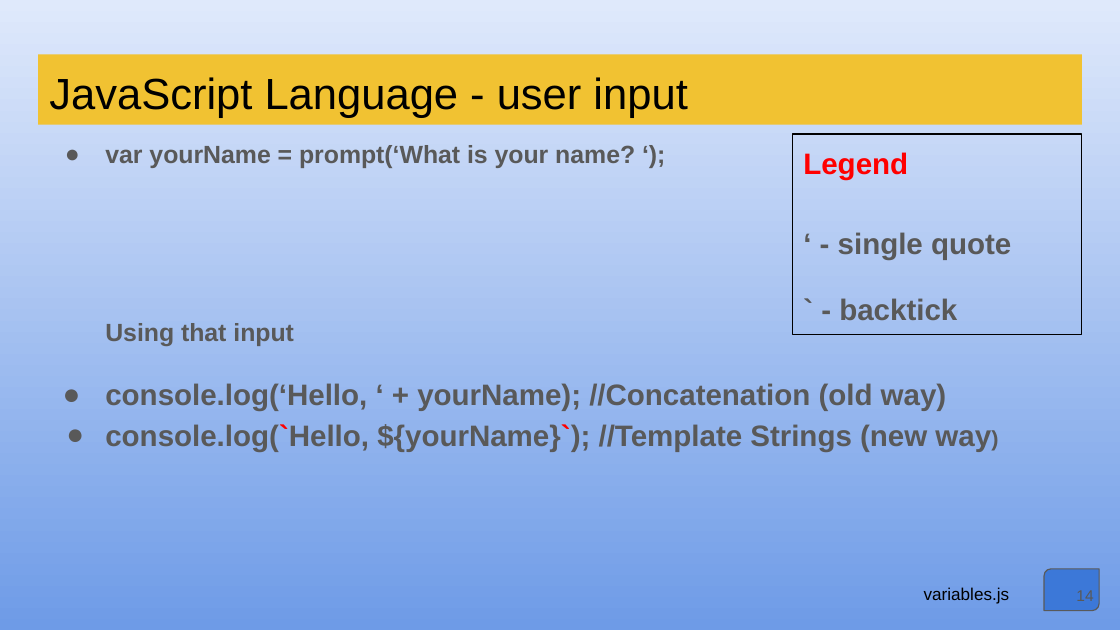
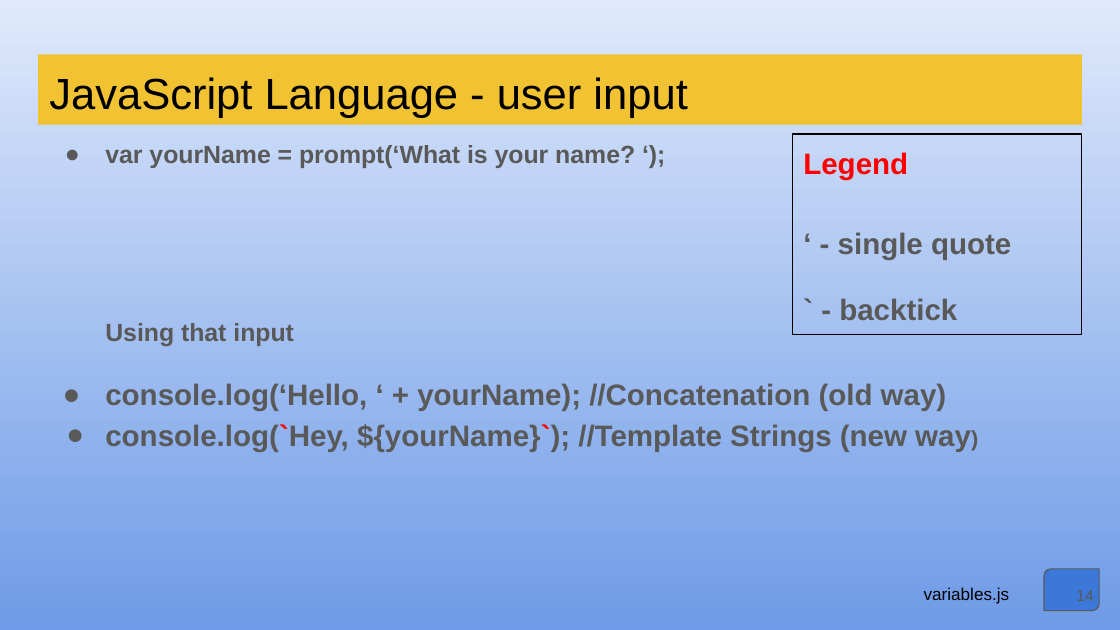
Before and after one commit to bkvspeaks/introToJavaScript, a slide deck: slide 14 of Intro_to_JavaScript.pptx. Drawn at 1120x630 pixels with LibreOffice and Linux fonts; fonts in the diff are those of the drawing. Boxes give left, top, right and bottom in pixels: in the first picture for what was removed or moved away, otherwise in the second. Text is boxed around its words. In the diff, an @@ line names an element or a change of style, - is before the commit and + after.

```diff
--- a/Intro_to_JavaScript.pptx
+++ b/Intro_to_JavaScript.pptx
@@ text at <box>105,424,971,452</box>: text changed @@
-● console.log(`Hello, ${yourName}`); //Template Strings (new way)
+● console.log(`Hey, ${yourName}`); //Template Strings (new way)
```
Also in this commit, not shown: 4 other slides changed, 9 other files.
